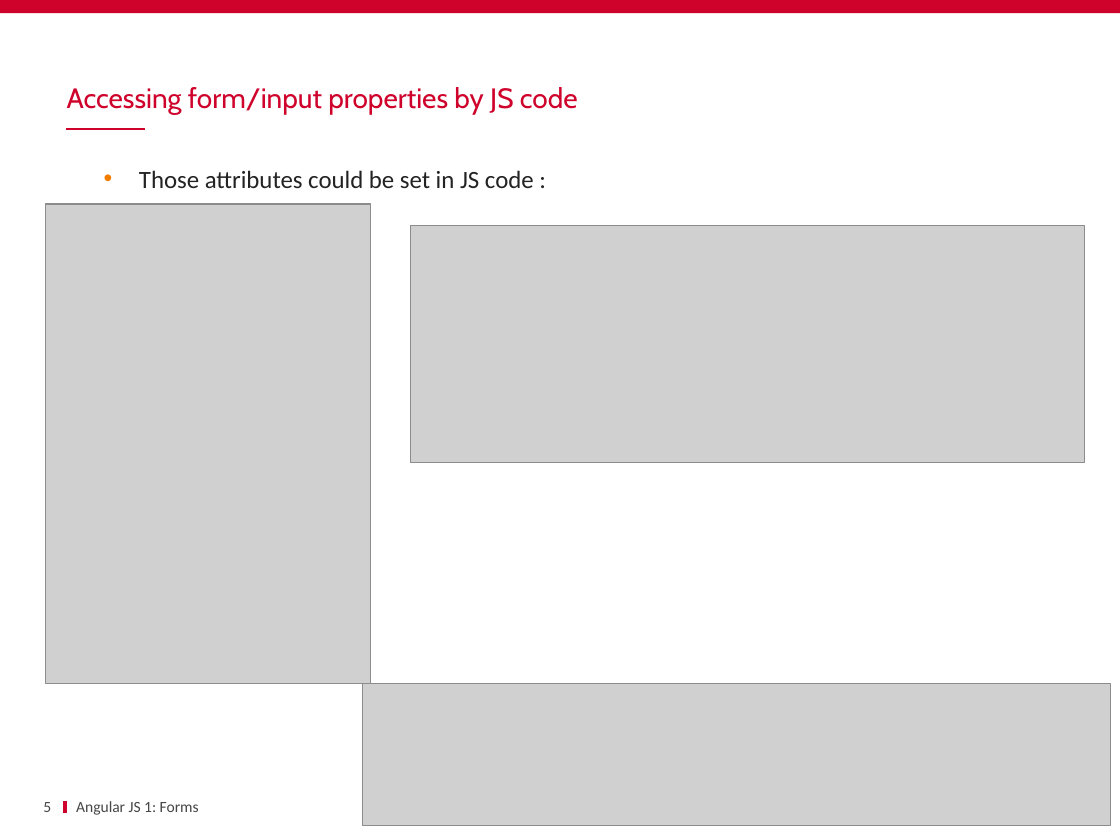
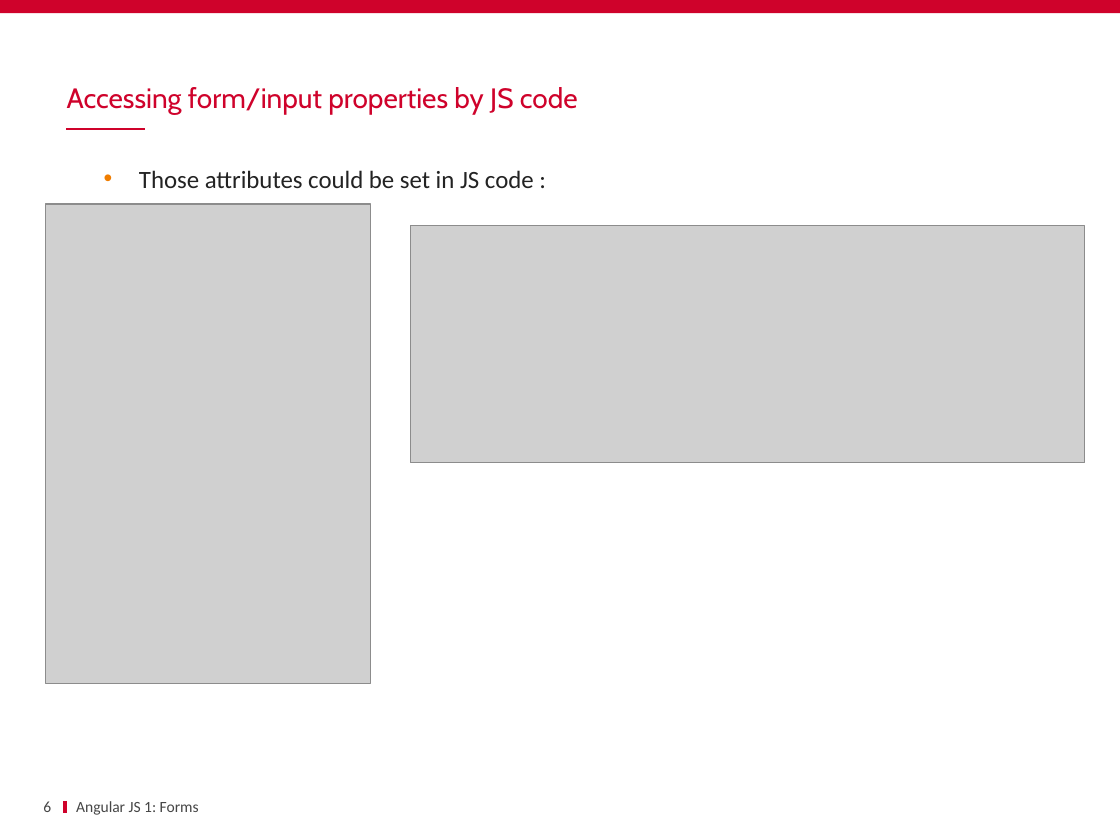
Before and after one commit to ycintre/formation-angularjs, a slide deck: slide 6 of 07 Forms & Validation/Forms & Validation.pptx (slide 5 before the commit). Drawn at 1120x840 pixels with LibreOffice and Linux fonts; fonts in the diff are those of the drawing; grey boxes stand for pictures; background and template pictures are left out. Boxes give left, top, right and bottom in pixels: in the first picture for what was removed or moved away, otherwise in the second. Text is boxed around its words. In the diff, an @@ line names an element or a change of style, - is before the commit and + after.

```diff
--- a/07 Forms & Validation/Forms & Validation.pptx
+++ b/07 Forms & Validation/Forms & Validation.pptx
@@ picture removed at (362,683,1110,825) @@
@@ page number at (43,801,51,812): text changed @@
-5
+6
```
Also in this commit, not shown: 3 other slides changed, 8 slides removed.
